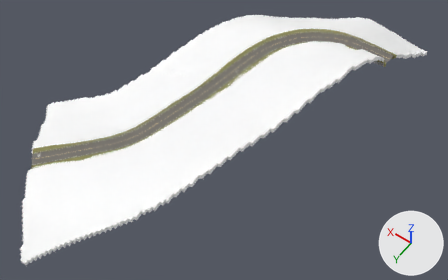
One commit to the glTF model app/world/hand/conz_8.glb: the scene before it, then after it.
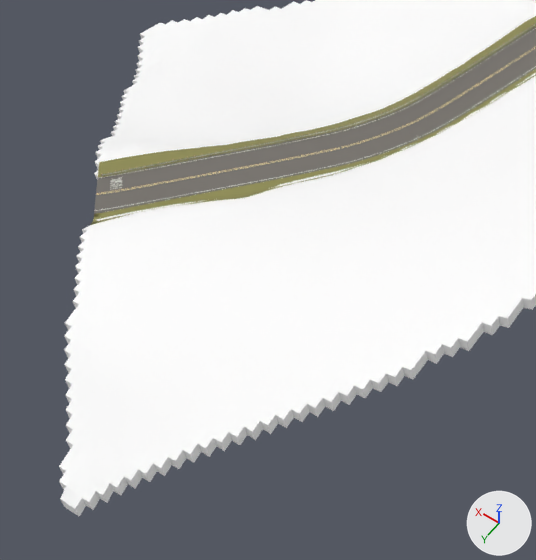
Each version is shown whole from a 50 mm lens placed at (-158.0, 217.0, 482.0), pointed at (-16.0, 18.0, 170.0), then close up on the part from 0% to 40% of the width and 34% to 100% of the height. Lighting does not change. The marker at lower right points along +X, +Y and +Z. The older version's two pictures come first. Vertices at exactly the same position are counted once.

Objects in the first close-up: 'road8', 'terrain8', 'verge8L', 'verge8R' and 4 more.
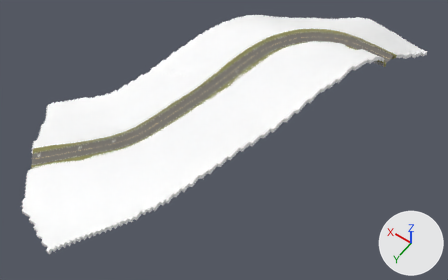
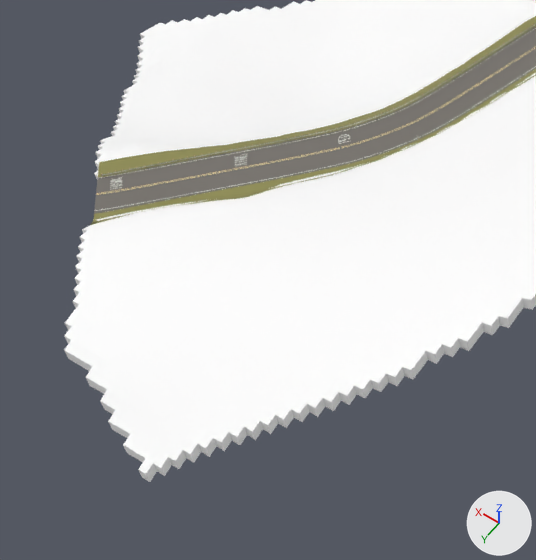
Where the newer file only moved an object's origin or applied its transform, the numbers keep the older frame.

Boxes (x1, y1, x2, y2) around the edits, measured in the close-ups (536 x 560 px):
'terrain8', reshaped
    before: (59, 0, 536, 516)
    after: (64, 0, 536, 482)
part 1 of me_mesh_10, cut back
    before: (59, 352, 142, 516)
    after: (76, 352, 153, 462)

What the commit changed:
me_mesh_10 is used by ob_terrain8; location (-818.0, -413.7, 0.0).
me_mesh_10 had 11786 vertices, 24000 faces and spanned x 732.0..926.0, y 268.0..568.0, z 151.0..232.0.
me_mesh_10 now has 11723 vertices, 23872 faces and spans x 732.0..926.0, y 268.0..558.0, z 151.0..232.0.
me_mesh_10 part 1: 1 vertex moved from x 834.0, y 558.0, z 187.0 to x 836.0, y 554.0, z 188.0; 98 vertices removed from x 826.0..854.0, y 550.0..568.0, z 177.0..189.0; 38 vertices added at x 828.0..852.0, y 546.0..556.0, z 185.0..191.0.
Other edits to the shape of me_mesh_10 do not show in these pictures.
